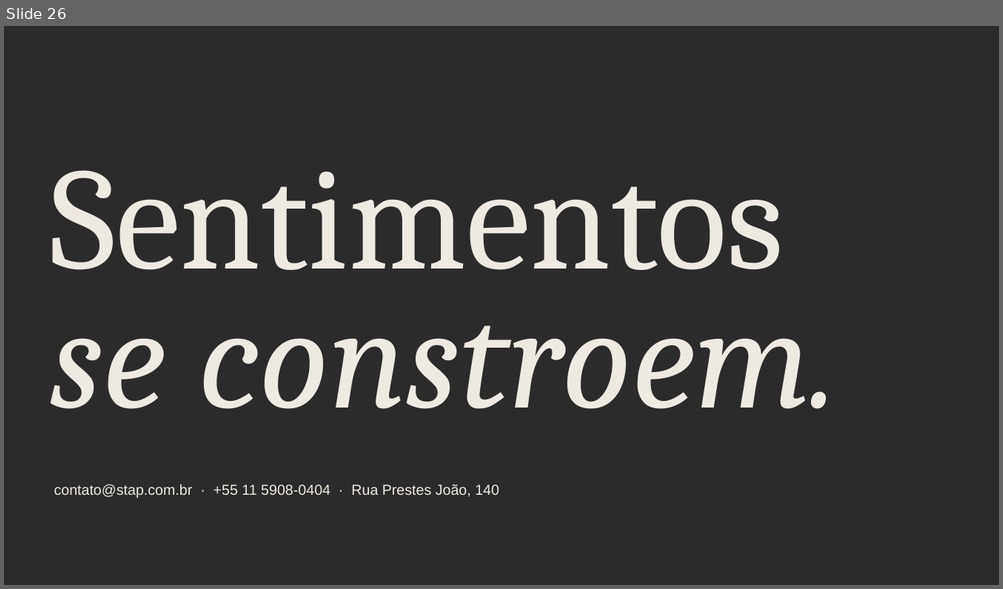
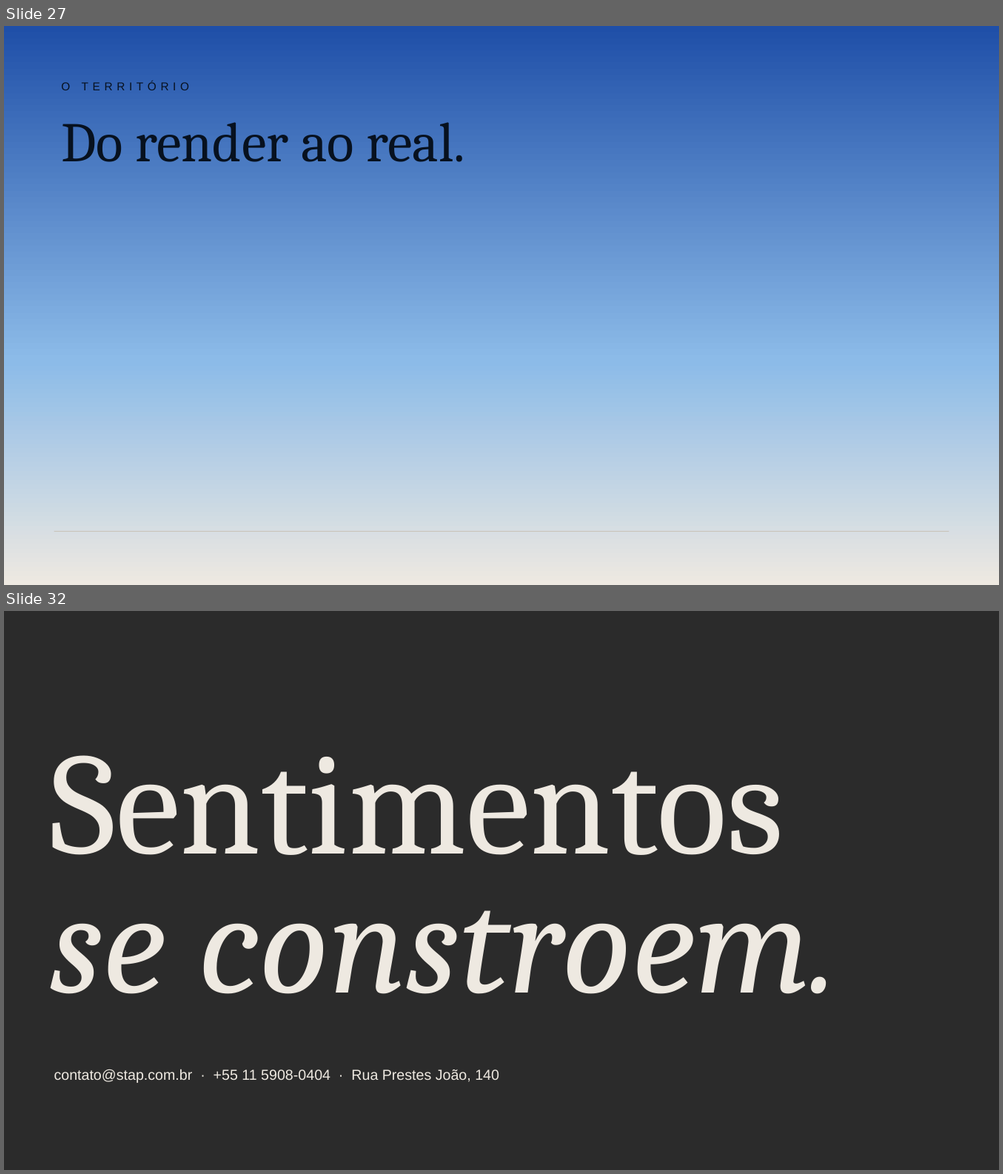
Before and after one commit to kcooyakawa/STAP-HUB, a slide deck: assets/templates/Stap_Template_Apresentacao_2026.pptx. Shown one above the other, each under a label of ours: slide 26 before the commit, slides 27 and 32 after it; the slides between them are not shown. The pictures are 1003x589 and 1003x1174 pixels, drawn with LibreOffice and Linux fonts; fonts in the diff are those of the drawing; background and template pictures are left out; a plain dark background stands for a picture behind light text. Boxes give left, top, right and bottom in pixels: in the first picture for what was removed or moved away, otherwise in the second. Text is boxed around its words. In the diff, an @@ line names an element or a change of style, - is before the commit and + after.

```diff
--- a/assets/templates/Stap_Template_Apresentacao_2026.pptx
+++ b/assets/templates/Stap_Template_Apresentacao_2026.pptx
@@ slide 27 added at [4,26,999,585], background gradient #1F4FA8 to #8CBBE8 to #EEE9E1 @@
@@ text added at [61,82,189,90], 11 pt, text #07111F @@
+O TERRITÓRIO
@@ title added at [61,122,466,162], 54 pt, text #07111F @@
+Do render ao real.
@@ line added from (54, 532) to (948, 532), #C9C4BB 0.75 pt @@
@@ what was slide 26 is now slide 32 @@
```
Also in this commit, not shown: 3 slides changed, 5 other slides added, 9 other files.
